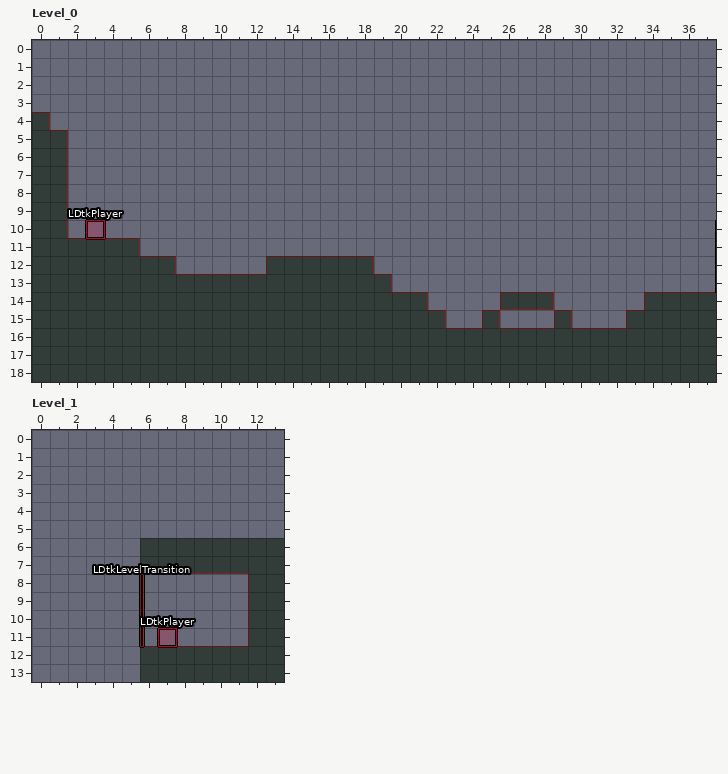
LDtk project: Content/World.ldtk. That is the earlier state.
Cells are 32x32 px. Shown: Level_0 x 0..37, y 0..18; Level_1 x 0..13, y 0..13. The old version is drawn lined up with the new one.
Now the later version:
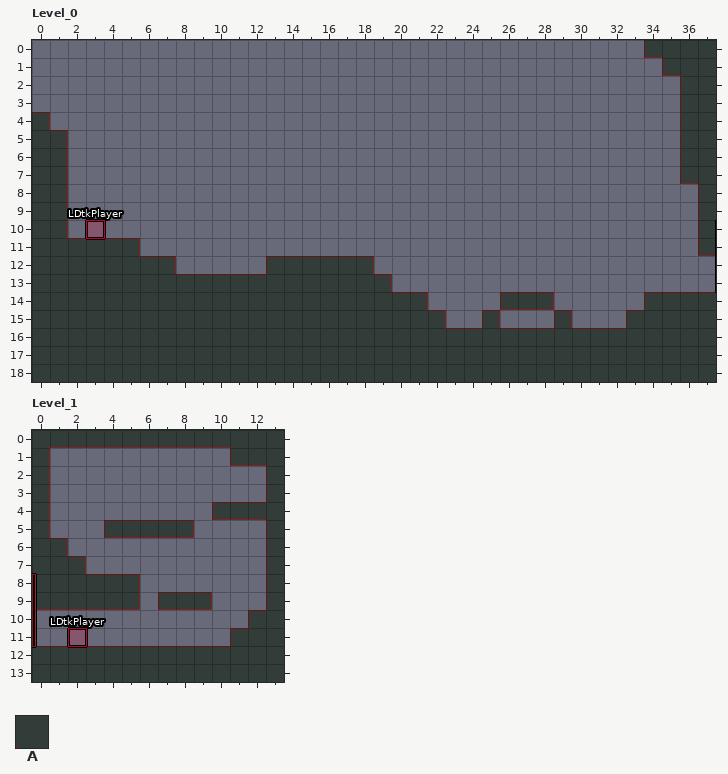
Key: from "Collisions": A 1.
_ is an empty cell.
Objects are placed by their top-left corner, in cells (3,4 is the top-left corner of cell 3,4); size is 1x1 cell unless given.
Tiles replaced or removed in this view: A.
What changed:
Changed rows in their new state; . is an unchanged cell.
Level_1: map size 8x8 -> 14x14 cells (old content now starts at 6,6; both pictures use the new coordinates)
Layer "Collisions", Level_0:
first column x 34:
 0 AAAA
 1 .AAA
 2 ..AA
 3 ..AA
 4 ..AA
 5 ..AA
 6 ..AA
 7 ..AA
 8 ...A
 9 ...A
10 ...A
11 ...A
Layer "Collisions", Level_1:
first column x 0:
 0 AAAAAAAAAAAAAA
 1 A..........AAA
 2 A............A
 3 A............A
 4 A.........AAAA
 5 A...AAAAA....A
 6 AA...._______.
 7 AAA..._______.
 8 AAAAAA......_.
 9 AAAAAA.AAA.._.
11 ...........A..
12 AAAAAA........
13 AAAAAA........
Layer "Entities", Level_1:
changed: "LDtkLevelTransition" rectangle at 6,8 size 0.2x4 -> "LDtkLevelTransition" rectangle at 0,8 size 0.2x4
added: "LDtkPlayer" rectangle at 2,11
removed: "LDtkPlayer" rectangle at 7,11
